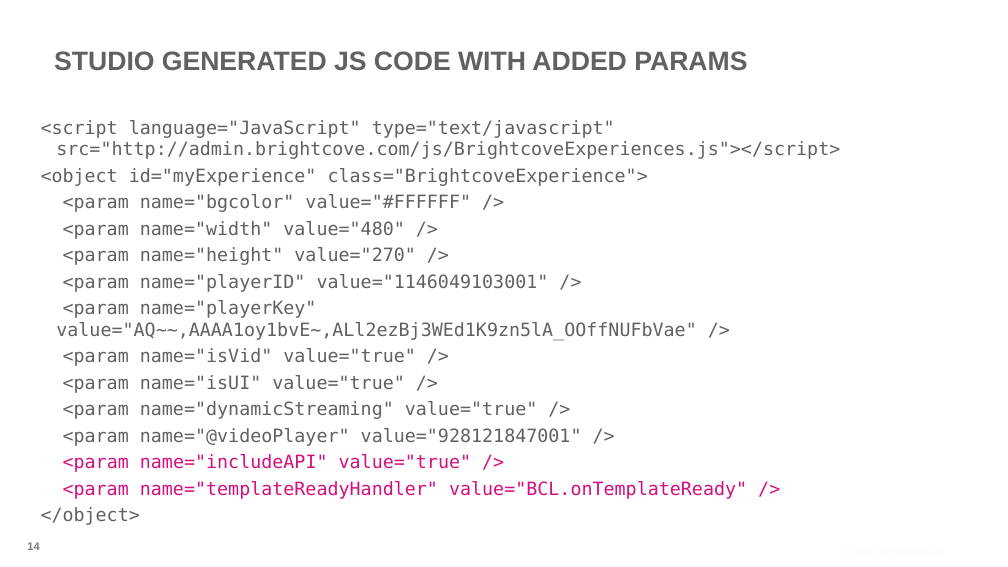
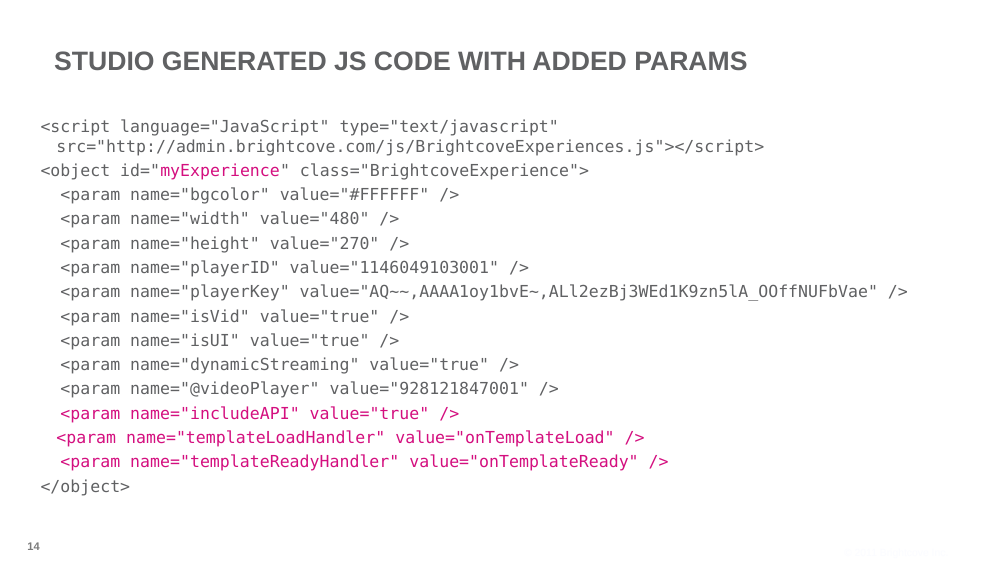
Before and after one commit to BrightcoveLearning/VideoCloudSmartPlayerAPI, a slide deck: slide 14 of Slides/DevelopingWithTheSmartPlayerAPI_May12.pptx. Drawn at 1008x567 pixels with LibreOffice and Linux fonts; fonts in the diff are those of the drawing; background and template pictures are left out. Boxes give left, top, right and bottom in pixels: in the first picture for what was removed or moved away, otherwise in the second. Text is boxed around its words. In the diff, an @@ line names an element or a change of style, - is before the commit and + after.

Commit message:
may12 slides

```diff
--- a/Slides/DevelopingWithTheSmartPlayerAPI_May12.pptx
+++ b/Slides/DevelopingWithTheSmartPlayerAPI_May12.pptx
@@ text at <box>41,119,878,496</box>: size 24.8 to 22.4 pt in "<script language="JavaScript" type="text/javascript" src="ht ...", "<object id="myExperience" class="BrightcoveExperience">", "<param name="bgcolor" value="#FFFFFF" />", "<param name="width" value="480" />" and 9 more places; text colour #606163 to #D40F7F in "id="myExperience"" @@
@@ text at <box>56,430,638,471</box>: text changed; size 24.8 to 22.4 pt @@
-<param name="templateReadyHandler" value="BCL.onTemplateReady" />
+<param name="templateLoadHandler" value="onTemplateLoad" />
+<param name="templateReadyHandler" value="onTemplateReady" />
```
Also in this commit, not shown: 2 other slides changed.
